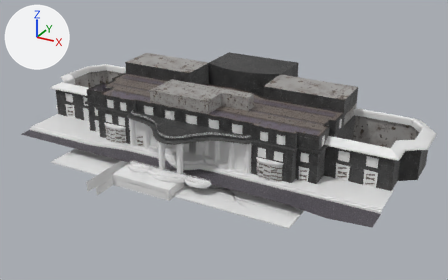
The FBX model Assets/FBX/SM_Loby_001.fbx, before and after one commit.
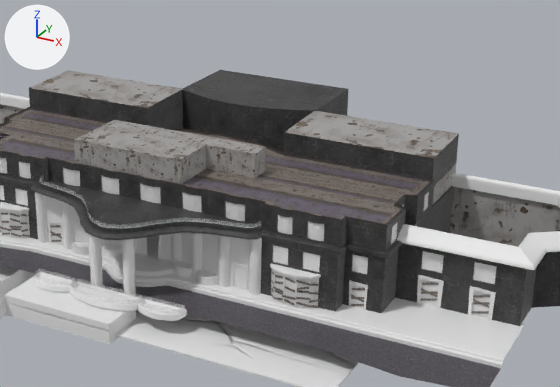
Each version appears first whole from a 50 mm camera at (72.5, -117.3, 63.8) aimed at (4.0, 7.3, 1.5), and next in a close-up on the part from 25% to 92% of the width and 5% to 80% of the height. The lights are fixed; the arrows at upper left show +X, +Y and +Z. Where no turn or scale is listed for an object, it has been applied to the vertices. Vertices at the same position are counted once.

Objects in the first close-up: 'SM_Loby_001'.
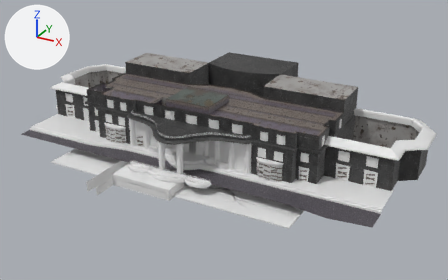
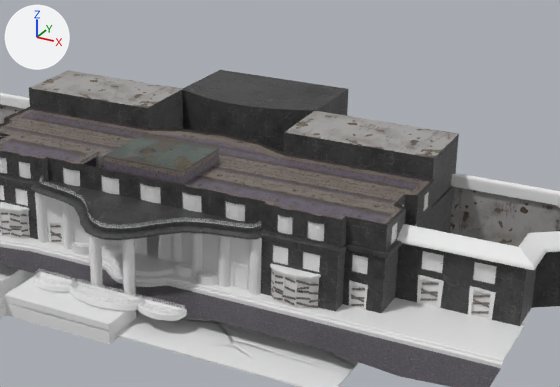
Boxes (x1, y1, x2, y2) around the edits, measured in the close-ups (560 x 387 px):
part 1 of me_sm_loby_001_001, added
    after: (104, 134, 219, 185)
part 2 of me_sm_loby_001_001, built on
    before: (74, 120, 266, 184)
    after: (29, 88, 459, 204)

Edits to the bpy script that builds the scene:
```text
Change me_sm_loby_001_001:
    used by ob_sm_loby_001; location = (0.0, 0.0, 0.0)
    remove me_sm_loby_001_001.from_pydata(...)  # 34724 vertices, 34248 faces; spans x -52.9..52.2, y -23.4..37.3, z -3.7..14.7
    add me_sm_loby_001_001.from_pydata(...)  # 35312 vertices, 34685 faces; spans x -52.9..52.2, y -23.4..37.3, z -3.7..14.7
    me_sm_loby_001_001 part 1: the loose piece of 8 vertices spanning x 6.8..6.9, y -0.5..1.0, z 0.5..2.3 is copied, and the copy is scaled about its middle by (-136, 6.81, 1.08), then moved by (-8.3, 3.6, 10.6), in mat_m_tim_wall_inside; it spans x -7.3..4.4, y -1.0..8.8, z 11.0..13.0
    me_sm_loby_001_001 part 2: 17 vertices removed from x -11.9..11.3, y -1.0..8.7, z 2.7..14.4; 41 vertices added at x -31.6..31.6, y 3.9..25.5, z 2.7..11.5
```
